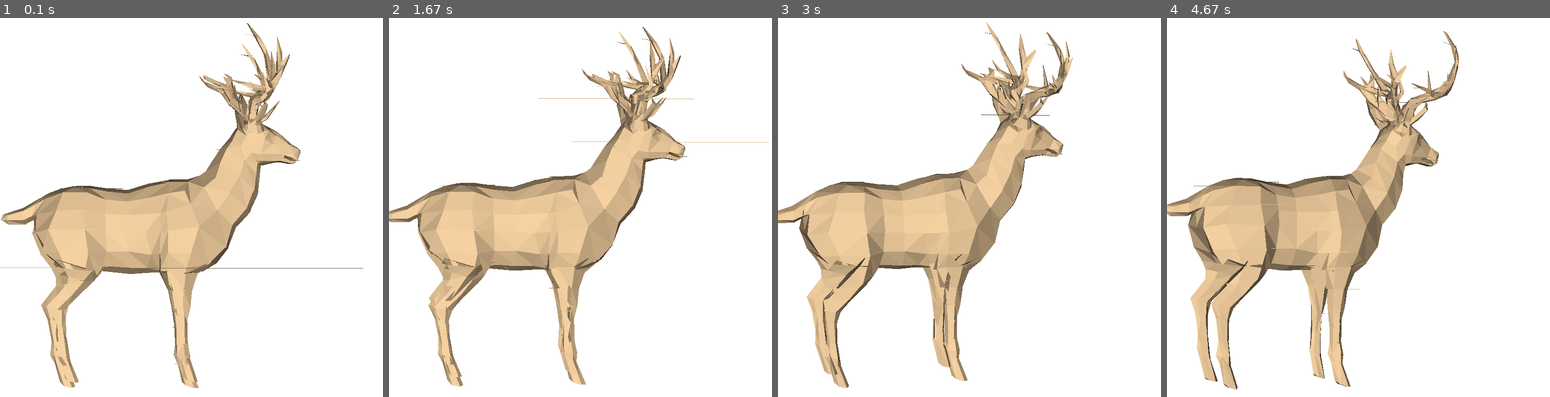
Above: before the commit, frames 1-4 (left to right).
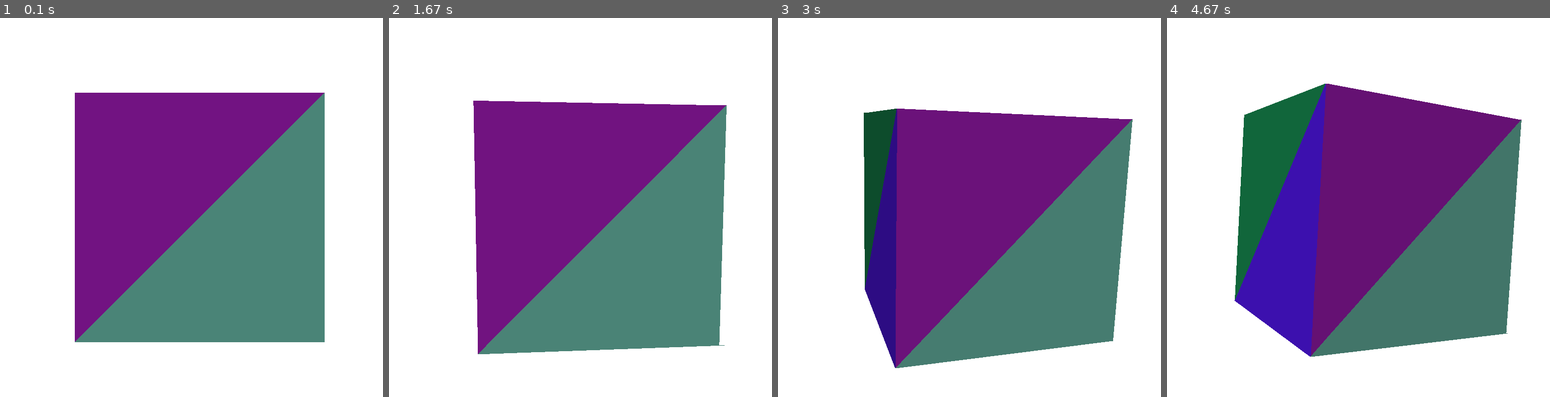
Above: after the commit, the same moments.

Repository: DannyVC123/3D-Engine-Python
Game: pygame game, started from src/render_pygame.py
Two runs of this game, one before a commit and one after it. Both use one fixed random seed, a clock stepped at 60 frames per second and the inputs below.
Inputs (mouse positions are in pixels of both pictures, inside the frame that each line leads up to):
- Up to frame 1 (0.1 s): no input
- Up to frame 2 (1.67 s): press the mouse at (492, 218) at 0.37 s; move the mouse to (561, 264) at 0.47 s; release the mouse at (626, 306) at 0.6 s; hold Q 0.67-1.13 s; move the mouse to (465, 158) at 0.7 s; press the mouse at (492, 218) at 1.2 s; move the mouse to (530, 271) at 1.3 s; release the mouse at (569, 321) at 1.43 s; move the mouse to (492, 218) at 1.63 s
- Up to frame 3 (3 s): press the mouse at (881, 218) at 1.67 s; move the mouse to (980, 249) at 1.77 s; release the mouse at (1080, 279) at 1.9 s; press the mouse at (881, 218) at 2.27 s; move the mouse to (1000, 271) at 2.37 s; release the mouse at (1115, 321) at 2.5 s; press the mouse at (881, 218) at 2.9 s
- Up to frame 4 (4.67 s): move the mouse to (1362, 184) at 3 s; release the mouse at (1450, 146) at 3.13 s; press the mouse at (1270, 218) at 3.6 s; move the mouse to (1362, 169) at 3.7 s; release the mouse at (1458, 120) at 3.83 s; press the mouse at (1270, 218) at 4.3 s; move the mouse to (1274, 184) at 4.4 s; release the mouse at (1278, 146) at 4.53 s

The runs differ from the first frame. In frame 1, 48% of the frame differs, in the area x 0-95%, y 1-98%; in frame 2, 49%; in frame 3, 51%; in frame 4, 52%, in the area x 0-93%, y 3-99%.

Commit message:
added screenshots and 3d projection images

Diff:
--- a/src/model.py
+++ b/src/model.py
@@ -168,7 +168,7 @@
                 flat_coordinates.append(coordinate[0])
                 flat_coordinates.append(coordinate[1])
 
-            #pg.draw.polygon(window, self.shaded_colors[i], coordinates)
+            # pg.draw.polygon(window, self.colors[i], coordinates)
             Triangle.draw(window, coordinates, self.shaded_colors[i])
 
         '''
--- a/src/render_pygame.py
+++ b/src/render_pygame.py
@@ -9,13 +9,14 @@
 
 class Render:
     w, h = 800, 800
+    current_dir = os.path.dirname(os.path.abspath(__file__))
 
     def __init__(self, model):
         self.window = pg.display.set_mode((Render.w, Render.h))
         pg.display.set_caption("3D Render")
 
         self.model = model
-        self.focal_length = 3000
+        self.focal_length = 1000
 
         self.run()
 
@@ -25,22 +26,30 @@
 
         clock = pg.time.Clock()
         mouse_down = False
-        while True:
+        running = True
+        while running:
             for event in pg.event.get():
                 if event.type == pg.QUIT:
-                    pg.quit()
-                    sys.exit()
+                    running = False
                 elif event.type == pg.MOUSEBUTTONDOWN:
                     if not mouse_down and event.button == 1:  # Left mouse button
                         self.x0, self.y0 = event.pos
                         mouse_down = True
                 elif event.type == pg.MOUSEBUTTONUP:
                     mouse_down = False
+                elif event.type == pg.MOUSEWHEEL:
+                    self.focal_length += event.y * 20
+                    self.draw()
                 elif event.type == pg.MOUSEMOTION:
                     if mouse_down:  # Left mouse button pressed
                         self.complex_rotate(event.pos)
+                elif event.type == pg.KEYDOWN and event.key == pg.K_q:
+                    filename = os.path.join(Render.current_dir, '../res/images/screenshots/img.jpg')
+                    pg.image.save(self.window, filename)
 
             clock.tick(60)  # Limit to 60 FPS
+
+        pg.quit()
 
     def complex_rotate(self, pos):
         x1, y1 = pos
@@ -50,17 +59,19 @@
             x1 - Render.w / 2,
             Render.h - y1 - Render.h / 2
         )
+        self.draw()
+
+    def draw(self):
         self.model.draw(self.window, self.focal_length)
         pg.display.flip()
 
 if __name__ == "__main__":
-    current_dir = os.path.dirname(os.path.abspath(__file__))
-    obj_filename = os.path.join(current_dir, '../res/models/deer.obj')
+    obj_filename = os.path.join(Render.current_dir, '../res/models/deer.obj')
     # dog = Obj_Parser.parse_obj('./models/ORIGAM_CHIEN_Free.obj', scale_factor = 5, color = [205, 175, 135])
     # wolf = Obj_Parser.parse_obj('./models/wolf_lp.obj', scale_factor=2, color=[164, 159, 150], has_vn=False)
-    deer = Obj_Parser.parse_obj(obj_filename, scale_factor = 0.5, color = [205, 175, 135], has_vn = False)
+    # deer = Obj_Parser.parse_obj(obj_filename, scale_factor = 0.5, color = [205, 175, 135], has_vn = False)
 
     # pikachu = Obj_Parser.parse_obj('./models/pokemon/pikachu.obj', scale_factor = 8, color = [242, 210, 71], outward_vn = False)
     # squirtle = Obj_Parser.parse_obj('../res/models/pokemon/squirtle.obj', scale_factor = 8, color = [131, 206, 232])
 
-    render = Render(deer)
+    render = Render(Model_Lib.cube())
Binary file added: res/images/screenshots/00_wireframe.jpg
Binary file added: res/images/screenshots/01_colored.jpg
